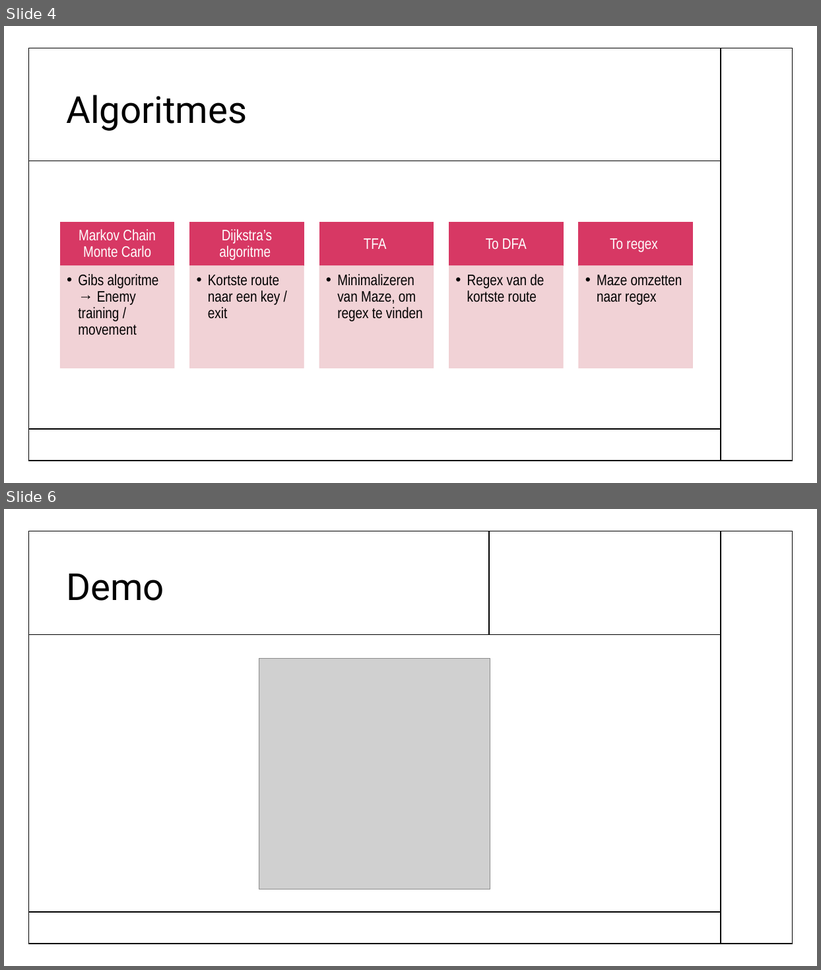
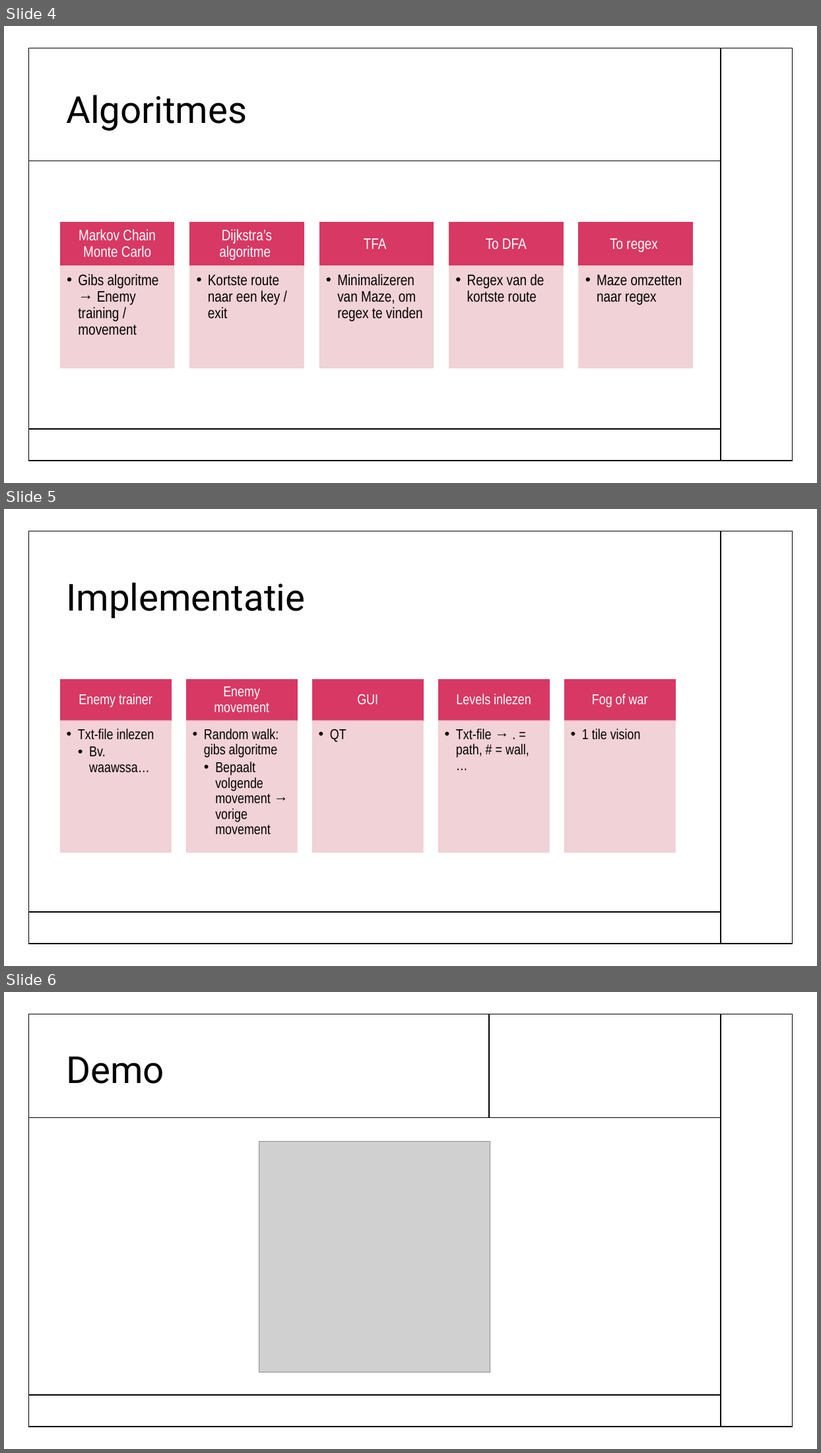
Before and after one commit to JasonLiu1229/Automata-Group-Project_2021-2022, a slide deck: Project_powerpoint/Tog_demo.pptx. Shown one above the other, each under a label of ours: slides 4 and 6 before the commit, slides 4, 5 and 6 after it; the slides between them are not shown. The pictures are 821x970 and 821x1453 pixels, drawn with LibreOffice and Linux fonts; fonts in the diff are those of the drawing; grey boxes stand for pictures. Boxes give left, top, right and bottom in pixels: in the first picture for what was removed or moved away, otherwise in the second. Text is boxed around its words. In the diff, an @@ line names an element or a change of style, - is before the commit and + after.

Commit message:
pwp

```diff
--- a/Project_powerpoint/Tog_demo.pptx
+++ b/Project_powerpoint/Tog_demo.pptx
@@ slide 5 added at (x1=4, y1=509, x2=817, y2=966), background #FFFFFF @@
@@ rectangle added at (x1=28, y1=531, x2=793, y2=945), outline #000000 1 pt @@
@@ line added from (721, 531) to (721, 944), #000000 1 pt @@
@@ title added at (x1=66, y1=582, x2=305, y2=619), 44 pt, text #000000 @@
+Implementatie
@@ group added at (x1=60, y1=680, x2=675, y2=852): 10 rectangles, 10 texts @@
+Enemy trainer
+  • Txt-file inlezen
+    • Bv. waawssa…
+Enemy movement
+  • Random walk: gibs algoritme
+    • Bepaalt volgende movement → vorige movement
+GUI
+  • QT
+Levels inlezen
+  • Txt-file → . = path, # = wall, …
+Fog of war
+  • 1 tile vision
@@ line added from (29, 912) to (721, 912), #000000 1 pt @@
```
Also in this commit, not shown: 1 slide removed.
